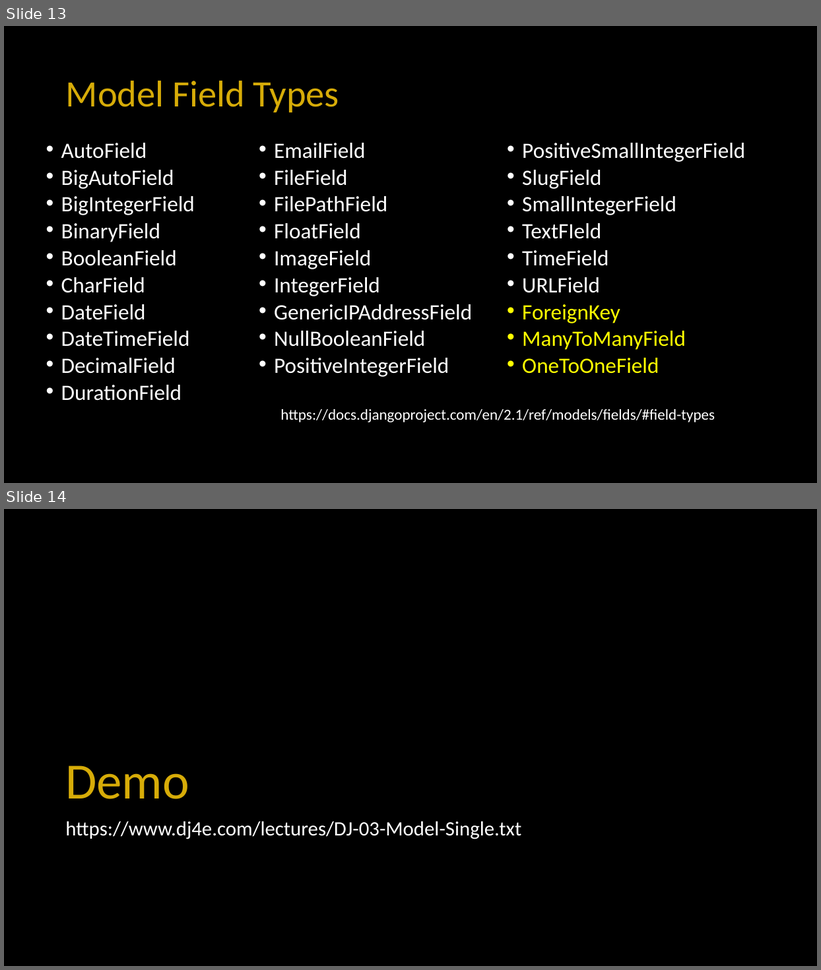
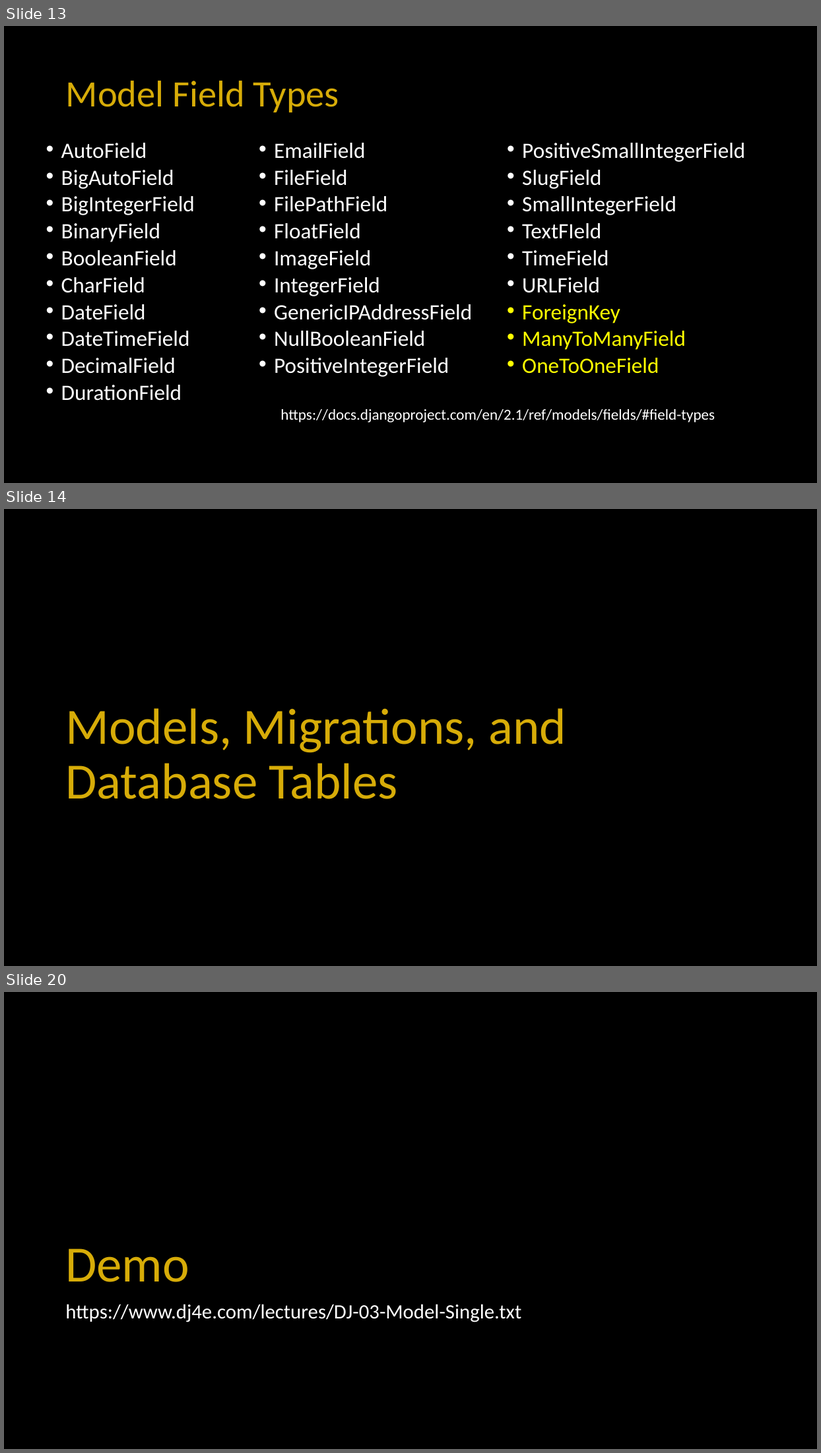
Before and after one commit to csev/dj4e, a slide deck: lectures/DJ-02-Model-Single.pptx. Shown one above the other, each under a label of ours: slides 13 and 14 before the commit, slides 13, 14 and 20 after it; the slides between them are not shown. The pictures are 821x970 and 821x1453 pixels, drawn with LibreOffice and Linux fonts; fonts in the diff are those of the drawing; background and template pictures are left out. Boxes give left, top, right and bottom in pixels: in the first picture for what was removed or moved away, otherwise in the second. Text is boxed around its words. In the diff, an @@ line names an element or a change of style, - is before the commit and + after.

```diff
--- a/lectures/DJ-02-Model-Single.pptx
+++ b/lectures/DJ-02-Model-Single.pptx
@@ slide 14 added at (4,509,817,966), background #000000 @@
@@ title added at (65,708,566,799), 60 pt, text #D7AC08 @@
+Models, Migrations, and Database Tables
@@ what was slide 14 is now slide 20 @@
```
Also in this commit, not shown: 5 other slides added, 1 other file.
